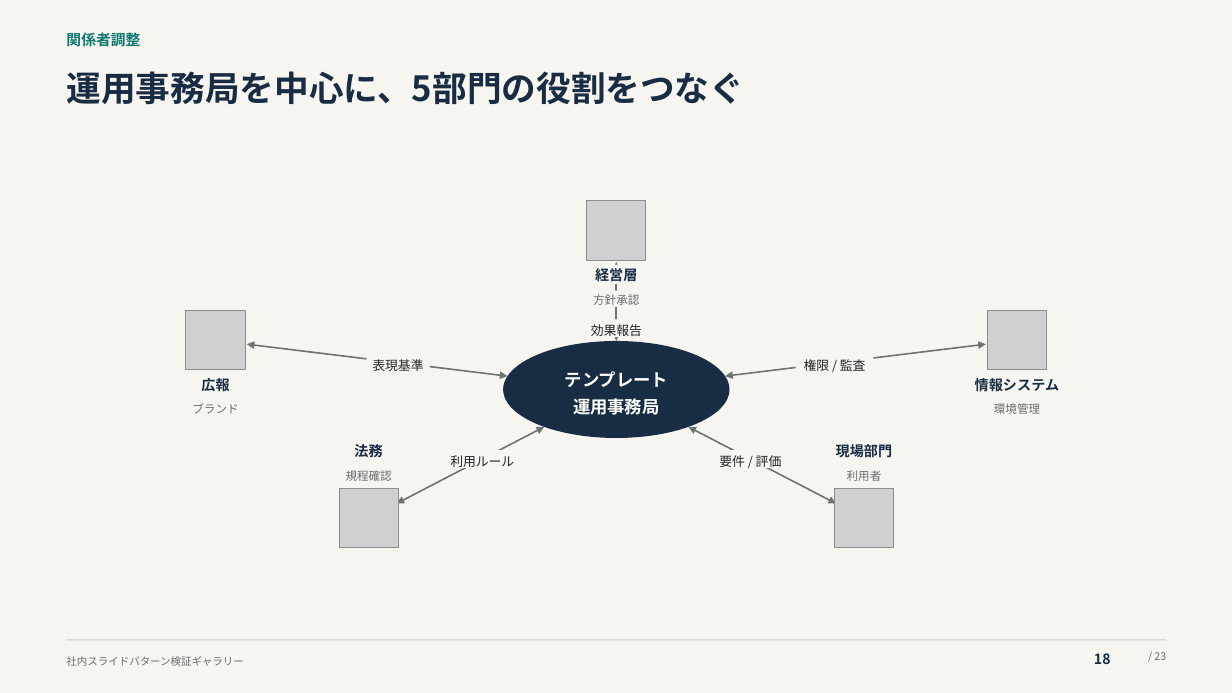
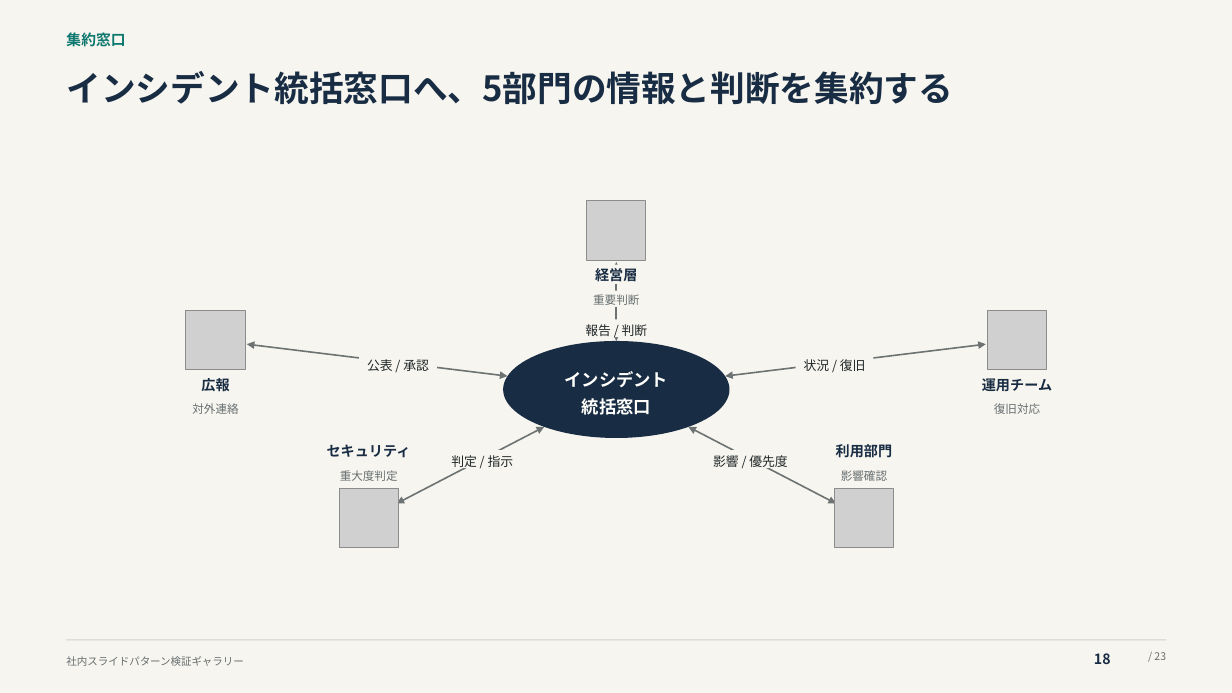
Before and after one commit to thinas1115/pptxdsl, a slide deck: slide 18 of examples/gallery/pattern_gallery.pptx. Drawn at 1232x693 pixels with LibreOffice and Linux fonts; fonts in the diff are those of the drawing; grey boxes stand for pictures. Boxes give left, top, right and bottom in pixels: in the first picture for what was removed or moved away, otherwise in the second. Text is boxed around its words. In the diff, an @@ line names an element or a change of style, - is before the commit and + after.

Commit message:
bulletsとcardsとhubの役割を明確化

```diff
--- a/examples/gallery/pattern_gallery.pptx
+++ b/examples/gallery/pattern_gallery.pptx
@@ text at [66, 32, 125, 47]: text changed @@
-関係者調整
+集約窓口
@@ text at [66, 71, 953, 104]: text changed @@
-運用事務局を中心に、5部門の役割をつなぐ
+インシデント統括窓口へ、5部門の情報と判断を集約する
@@ text in rectangle at [593, 294, 639, 308]: text changed @@
-方針承認
+重要判断
@@ rectangle "報告 / 判断": place and size @@
-rectangle "報告 / 判断" at [585, 320, 649, 337]
+rectangle "報告 / 判断" at [578, 320, 655, 337]
@@ text in rectangle at [585, 324, 648, 336]: text changed @@
-効果報告
+報告 / 判断
@@ text at [367, 359, 429, 371]: text changed @@
-表現基準
+公表 / 承認
@@ text at [804, 359, 866, 371]: text changed @@
-権限 / 監査
+状況 / 復旧
@@ text at [565, 371, 668, 387]: text changed @@
-テンプレート
-運用事務局
+インシデント
+統括窓口
@@ text at [982, 378, 1052, 391]: text changed @@
-情報システム
+運用チーム
@@ rectangle "対外連絡": place and size @@
-rectangle "対外連絡" at [192, 403, 238, 413]
+rectangle "対外連絡" at [186, 400, 245, 417]
@@ text in rectangle at [192, 403, 238, 414]: text changed @@
-ブランド
+対外連絡
@@ text in rectangle at [994, 403, 1040, 414]: text changed @@
-環境管理
+復旧対応
@@ text added at [327, 444, 411, 458], 11 pt, text #182C43, bold @@
+セキュリティ
@@ rectangle removed at [348, 441, 389, 460] @@
-法務
@@ text in rectangle at [836, 444, 893, 458]: text changed @@
-現場部門
+利用部門
@@ rectangle "重大度判定": place and size @@
-rectangle "重大度判定" at [339, 468, 398, 484]
+rectangle "重大度判定" at [333, 468, 405, 484]
@@ text in rectangle at [340, 470, 398, 481]: text changed @@
-規程確認
+重大度判定
@@ text at [451, 455, 514, 471]: text changed @@
-利用ルール
+判定 / 指示
@@ text at [713, 455, 787, 471]: text changed @@
-要件 / 評価
+影響 / 優先度
@@ rectangle "影響確認": place and size @@
-rectangle "影響確認" at [841, 468, 888, 484]
+rectangle "影響確認" at [835, 468, 894, 484]
@@ text in rectangle at [841, 470, 887, 481]: text changed @@
-利用者
+影響確認
```
Also in this commit, not shown: 2 other slides changed, 7 other files.
